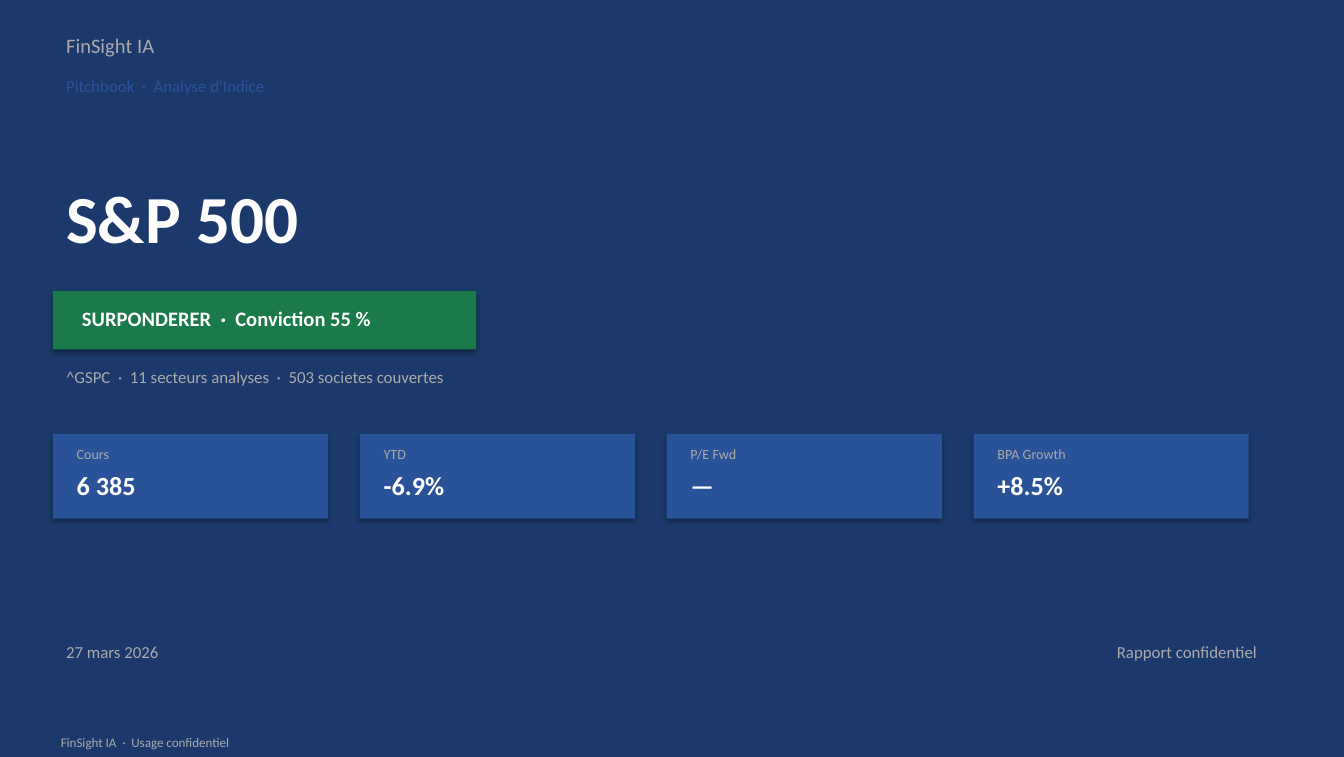
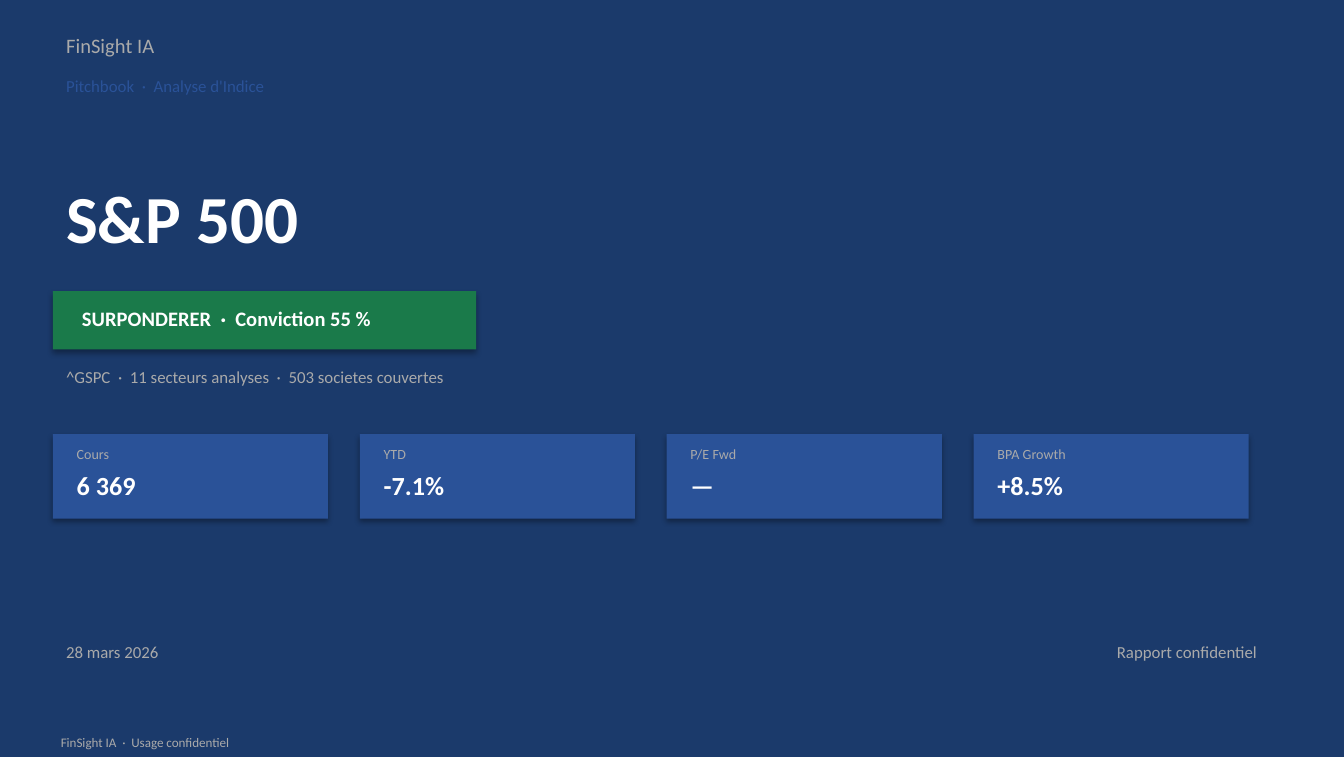
Before and after one commit to baptistejeh07-art/finsight-ia, a slide deck: slide 1 of preview/indice_SP_500/indice_SP_500.pptx. Drawn at 1344x757 pixels with LibreOffice and Linux fonts; fonts in the diff are those of the drawing. Boxes give left, top, right and bottom in pixels: in the first picture for what was removed or moved away, otherwise in the second. Text is boxed around its words. In the diff, an @@ line names an element or a change of style, - is before the commit and + after.

```diff
--- a/preview/indice_SP_500/indice_SP_500.pptx
+++ b/preview/indice_SP_500/indice_SP_500.pptx
@@ text at [77,477,136,495]: text changed @@
-6 385
+6 369
@@ text at [384,477,445,495]: text changed @@
--6.9%
+-7.1%
@@ text at [66,646,158,658]: text changed @@
-27 mars 2026
+28 mars 2026
```
Also in this commit, not shown: 6 other slides changed, 1 other file.
